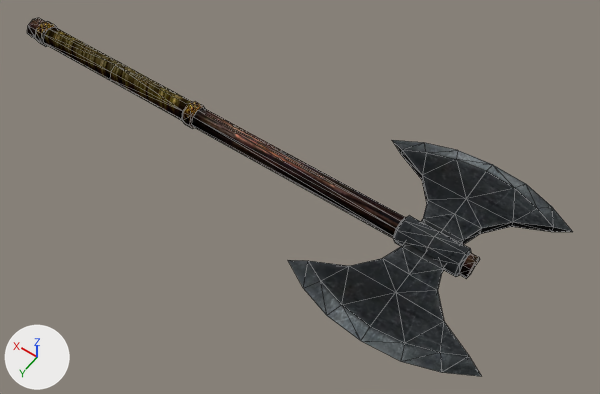
The glTF model assets/models/KM_RYCHU_AXE_02.glb, before and after one commit.
Before and after are seen from a 50 mm lens placed at (-0.838, 0.672, 0.997), pointed at (-0.362, 0.006, -0.05). Arrows for +X, +Y and +Z are at lower left; the lights stay in place. Mesh edges are drawn as thin lines. Vertices at the same position are counted once.

Before the edit, the objects in view are built like this:
```python
mat_it_bladesheet = principled_material('IT_BLADESHEET')
mat_it_bladesheet.texture = img_it_bladesheet
mat_it_bladesheet.metallic = 1.0
mat_it_bladesheet.roughness = 1.0
mat_it_handlesheet = principled_material('IT_HANDLESHEET')
mat_it_handlesheet.texture = img_it_handlesheet
mat_it_handlesheet.metallic = 1.0
mat_it_handlesheet.roughness = 1.0
mat_itmeleerest = principled_material('ITMELEEREST')
mat_itmeleerest.texture = img_itmeleerest
mat_itmeleerest.metallic = 1.0
mat_itmeleerest.roughness = 1.0
mat_km_axe_01 = principled_material('KM_AXE_01')
mat_km_axe_01.texture = img_km_axe_01
mat_km_axe_01.metallic = 1.0
mat_km_axe_01.roughness = 1.0
me_mesh = bpy.data.meshes.new('Mesh')
me_mesh.from_pydata(...)  # 300 vertices, 416 faces; spans x -0.749..0.23, y -0.19..0.19, z -0.023..0.023
# faces by material slot: [32, 100, 144, 128, 12]
me_mesh.materials.append(mat_it_handlesheet)  # picture img_it_handlesheet
me_mesh.materials.append(mat_it_bladesheet)  # picture img_it_bladesheet
me_mesh.materials.append(mat_itmeleerest)  # picture img_itmeleerest
me_mesh.materials.append(mat_km_axe_01)  # picture img_km_axe_01
me_mesh.materials.append(mat_ocodwa4rings)  # picture img_ocodwa4rings
ob_mesh = bpy.data.objects.new('Mesh', me_mesh)
ob_mesh.location = (0.0, 0.0, 0.0)
```
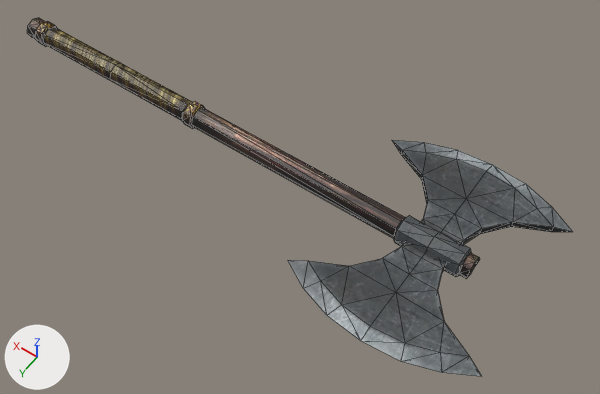
Patch to the scene script:
```diff
--- a/assets/models/KM_RYCHU_AXE_02.glb.py
+++ b/assets/models/KM_RYCHU_AXE_02.glb.py
@@ img_itmeleerest_1 @@
+img_itmeleerest_1 = load_image('ItMeleeRest', '_unpacked/ItMeleeRest', 512, 512, 'sRGB')
@@ mat_it_handlesheet @@
 mat_it_handlesheet.texture = img_it_handlesheet
-mat_it_handlesheet.metallic = 1.0
-mat_it_handlesheet.roughness = 1.0
@@ mat_it_bladesheet @@
 mat_it_bladesheet.texture = img_it_bladesheet
-mat_it_bladesheet.metallic = 1.0
-mat_it_bladesheet.roughness = 1.0
@@ mat_itmeleerest @@
 mat_itmeleerest = principled_material('ITMELEEREST')
-mat_itmeleerest.texture = img_itmeleerest
-mat_itmeleerest.metallic = 1.0
-mat_itmeleerest.roughness = 1.0
+mat_itmeleerest.texture = img_itmeleerest_1
@@ mat_km_axe_01 @@
 mat_km_axe_01.texture = img_km_axe_01
-mat_km_axe_01.metallic = 1.0
-mat_km_axe_01.roughness = 1.0
@@ me_mesh @@
 me_mesh.from_pydata(...)  # 300 vertices, 416 faces; spans x -0.749..0.23, y -0.19..0.19, z -0.023..0.023
 # used by ob_mesh; location = (0.0, 0.0, 0.0)
+# me_mesh part 1
+# 64 faces are deleted
+# 32 new faces join them, mat_itmeleerest (picture img_itmeleerest_1)
+# 32 new faces join them, mat_it_handlesheet (picture img_it_handlesheet)
+# me_mesh part 2
+# 32 faces are deleted
+# 16 new faces join them, mat_itmeleerest (picture img_itmeleerest_1)
+# 16 new faces join them, mat_it_bladesheet (picture img_it_bladesheet)
+# me_mesh part 3: the surface is now shaded flat
 me_mesh.materials.append(mat_it_handlesheet)
```

What differs and where, as boxes [x1, y1, x2, y2] in the pictures (600 x 394 px; the box of a moved part takes in the faces that stretch with it):
'Mesh', surface changed (black to grey)
    both: [27, 18, 573, 377]
part 1 of me_mesh, moved or reshaped
    both: [41, 25, 192, 120]
part 2 of me_mesh, moved or reshaped
    both: [455, 249, 479, 279]
